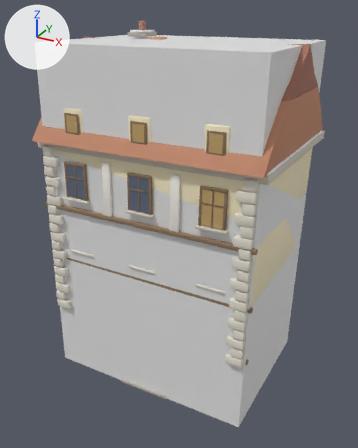
The glTF model assets/models/tenement_c.glb as it was, and as the next commit left it.
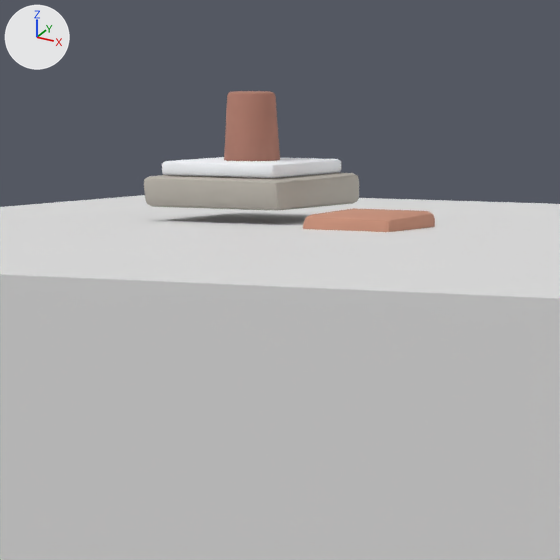
There are two pictures of each version: one whole from a camera (50 mm lens) standing at (13.08, -24.08, 21.04) and looking at (0.22, -0.69, 9.34), one close up on the part from 30% to 51% of the width and 2% to 19% of the height. The lights are fixed; the arrows at upper left show +X, +Y and +Z. The older version's two pictures come first. Where no turn or scale is listed for an object, it has been applied to the vertices. Vertices at exactly the same position are counted once.

In view in the first close-up: 'tenement_c', 'tenement_c-col'.
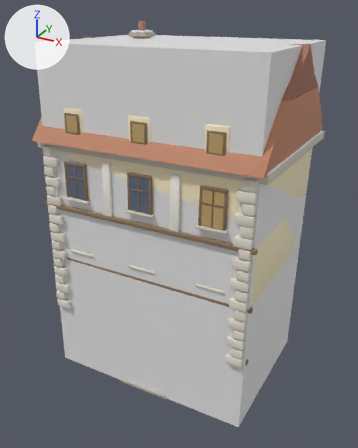
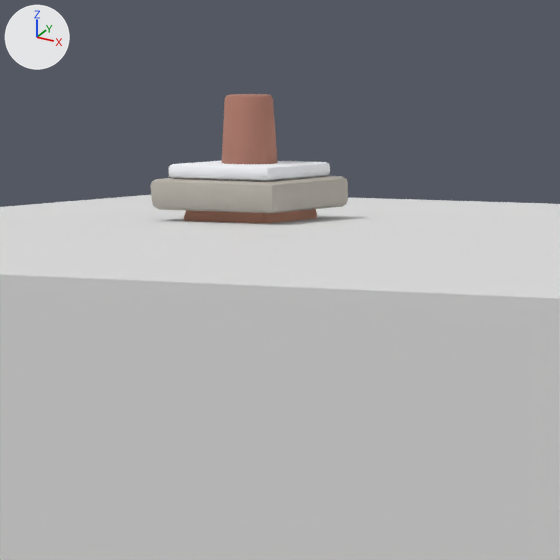
Pixel boxes (x1, y1, x2, y2) of what changed, in the close-ups (560 x 560 px; the box of a moved part takes in the faces that stretch with it):
'tenement_c', reshaped
    before: (144, 91, 435, 232)
    after: (150, 94, 348, 223)
part 1 of me_cube, moved or reshaped
    before: (303, 208, 435, 232)
    after: (184, 209, 317, 223)
part 2 of me_cube, moved or reshaped
    before: (157, 157, 359, 211)
    after: (164, 161, 348, 213)

Edits to the bpy script that builds the scene:
```text
Change me_cube:
    where me_cube.from_pydata(...)  # 10071 vertices, 19434 faces; spans x -6.3..6.8, y -5.3..4.7, z 0.0..20.3
    used by ob_tenement_c; location = (0.0, 0.0, 0.0)
    me_cube part 1: the loose piece of 56 vertices spanning x -2.4..-1.3, y 0.1..1.0, z 17.1..19.5 is moved by (-1.3, 0.5, 0.0)
    me_cube part 2: all 56 vertices in x -3.7..-2.4, y 1.5..1.6, z 19.5..19.8 are moved by (0.0, -0.1, 0.0)
```
